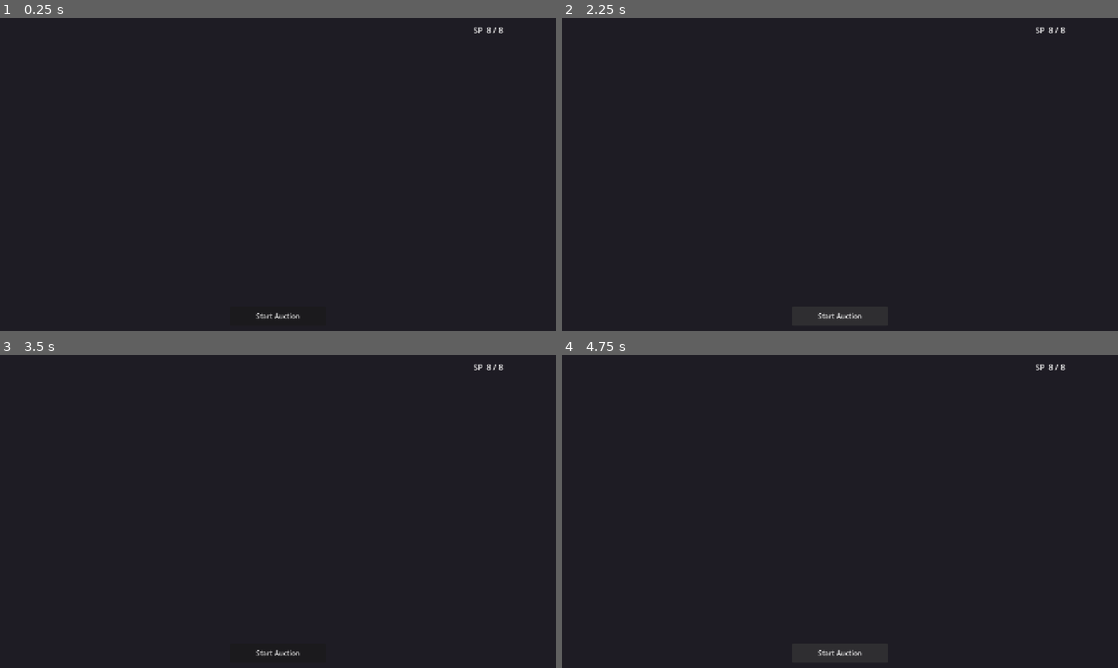
Above: before the commit, frames 1-4 (two rows, left to right).
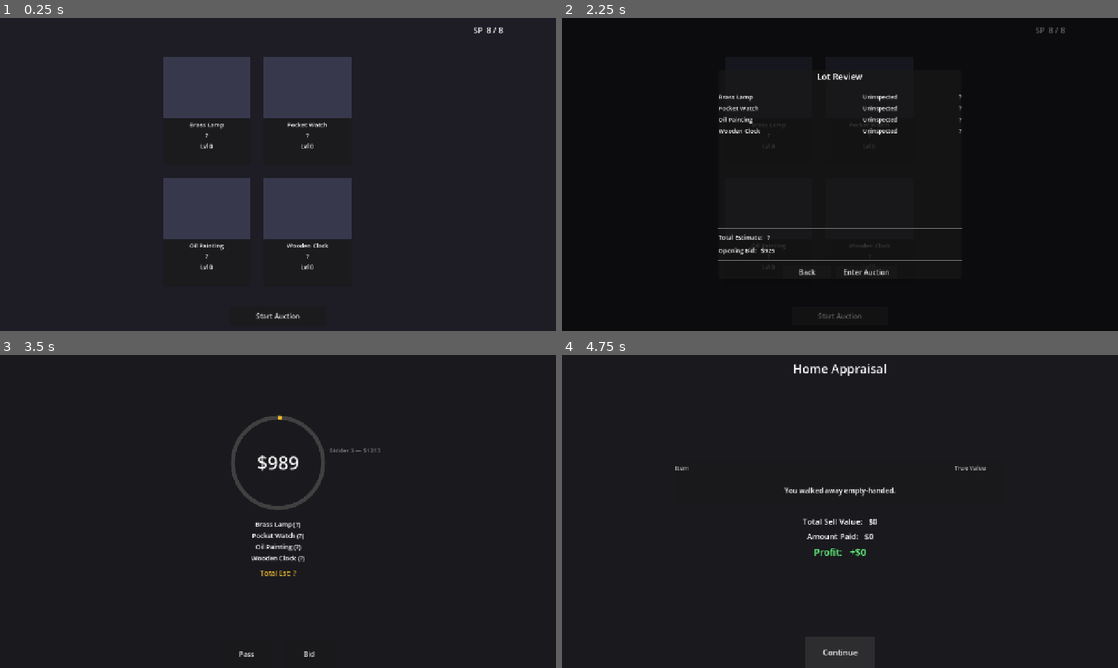
Above: after the commit, the same moments.

Repository: tomchang25/lot-and-haul
Game: Godot game, scene res://game/inspection/inspection_scene.tscn
Two runs of this game, one before a commit and one after it. Both use one fixed random seed, a clock stepped at 60 frames per second and the inputs below. Before the commit the project starts from res://stage/levels/warehouse/warehouse_scene.tscn.
Inputs (mouse positions are in pixels of both pictures, inside the frame that each line leads up to):
- Up to frame 1 (0.25 s): no input
- Up to frame 2 (2.25 s): click "Start Auction" at 0.5 s; click (806, 271) at 1.25 s, where only the run after the commit has a clickable "Back"; click "Start Auction" at 2 s
- Up to frame 3 (3.5 s): click (305, 608) at 2.75 s, where only the run after the commit has a clickable "Enter Auction"
- Up to frame 4 (4.75 s): click (806, 655) at 3.5 s, where only the run after the commit has a clickable "Pass"; click (840, 652) at 4.25 s, where only the run after the commit has a clickable "Continue"

The runs differ from the first frame. In frame 1, 13% of the frame differs, in the area x 29-64%, y 12-81%; in frame 2, 2.2%; in frame 3, 1.5%; in frame 4, 1.1%.
Error before the commit: Parse Error: Cannot infer the type of "col" variable because the value doesn't have a set type. (res://stage/levels/warehouse/warehouse_scene.gd:47)

Commit message:
fix(files): organize file structure

Diff:
--- /dev/null
+++ b/game/_shared/action_popup/action_popup.tscn
@@ -0,0 +1,23 @@
+[gd_scene format=3 uid="uid://bactpoptscn01"]
+
+[ext_resource type="Script" uid="uid://bhb5838knlltx" path="res://game/_shared/action_popup/action_popup.gd" id="1_actpop"]
+
+[node name="ActionPopup" type="PanelContainer" unique_id=77789669]
+custom_minimum_size = Vector2(170, 0)
+script = ExtResource("1_actpop")
+
+[node name="VBox" type="VBoxContainer" parent="." unique_id=1271847277]
+layout_mode = 2
+theme_override_constants/separation = 4
+
+[node name="BrowseButton" type="Button" parent="VBox" unique_id=2098776471]
+layout_mode = 2
+text = "Browse (1 SP)"
+
+[node name="ExamineButton" type="Button" parent="VBox" unique_id=1224518881]
+layout_mode = 2
+text = "Examine (3 SP)"
+
+[node name="CancelButton" type="Button" parent="VBox" unique_id=1844633136]
+layout_mode = 2
+text = "Cancel"
--- a/ui/inspection/item_display/item_display.tscn
+++ b/game/_shared/item_display/item_display.tscn
@@ -1,6 +1,6 @@
 [gd_scene format=3 uid="uid://bitemdtscn001"]
 
-[ext_resource type="Script" uid="uid://dycr8irb242ij" path="res://ui/inspection/item_display/item_display.gd" id="1_itemd"]
+[ext_resource type="Script" uid="uid://dycr8irb242ij" path="res://game/_shared/item_display/item_display.gd" id="1_itemd"]
 
 [node name="ItemDisplay" type="PanelContainer" unique_id=1471444043]
 custom_minimum_size = Vector2(190, 240)
--- /dev/null
+++ b/game/_shared/list_review/list_review_popup.tscn
@@ -0,0 +1,90 @@
+[gd_scene format=3 uid="uid://dbc6waemph2em"]
+
+[ext_resource type="Script" uid="uid://hjl5qq820j5" path="res://game/_shared/list_review/list_review_popup.gd" id="1_lstrv"]
+
+[node name="ListReviewPopup" type="Control" unique_id=796787196]
+layout_mode = 3
+anchors_preset = 15
+anchor_right = 1.0
+anchor_bottom = 1.0
+grow_horizontal = 2
+grow_vertical = 2
+script = ExtResource("1_lstrv")
+
+[node name="Dimmer" type="ColorRect" parent="." unique_id=1859329738]
+layout_mode = 1
+anchors_preset = 15
+anchor_right = 1.0
+anchor_bottom = 1.0
+grow_horizontal = 2
+grow_vertical = 2
+mouse_filter = 2
+color = Color(0, 0, 0, 0.6)
+
+[node name="Panel" type="PanelContainer" parent="." unique_id=1369218410]
+layout_mode = 1
+anchors_preset = 8
+anchor_left = 0.5
+anchor_top = 0.5
+anchor_right = 0.5
+anchor_bottom = 0.5
+offset_left = -280.0
+offset_top = -240.0
+offset_right = 280.0
+offset_bottom = 240.0
+grow_horizontal = 2
+grow_vertical = 2
+
+[node name="VBox" type="VBoxContainer" parent="Panel" unique_id=1695299876]
+layout_mode = 2
+theme_override_constants/separation = 10
+
+[node name="TitleLabel" type="Label" parent="Panel/VBox" unique_id=179283534]
+layout_mode = 2
+theme_override_font_sizes/font_size = 20
+text = "Lot Review"
+horizontal_alignment = 1
+
+[node name="HSep1" type="HSeparator" parent="Panel/VBox" unique_id=359748338]
+layout_mode = 2
+
+[node name="ScrollContainer" type="ScrollContainer" parent="Panel/VBox" unique_id=1866607395]
+custom_minimum_size = Vector2(0, 180)
+layout_mode = 2
+size_flags_vertical = 3
+
+[node name="ItemList" type="VBoxContainer" parent="Panel/VBox/ScrollContainer" unique_id=245830925]
+layout_mode = 2
+size_flags_horizontal = 3
+theme_override_constants/separation = 6
+
+[node name="HSep2" type="HSeparator" parent="Panel/VBox" unique_id=808621132]
+layout_mode = 2
+
+[node name="TotalEstimateLabel" type="Label" parent="Panel/VBox" unique_id=672223243]
+layout_mode = 2
+theme_override_font_sizes/font_size = 14
+text = "Total Estimate:   ?"
+
+[node name="OpeningBidLabel" type="Label" parent="Panel/VBox" unique_id=1878405586]
+layout_mode = 2
+theme_override_font_sizes/font_size = 14
+text = "Opening Bid:   $0"
+
+[node name="HSep3" type="HSeparator" parent="Panel/VBox" unique_id=473706660]
+layout_mode = 2
+
+[node name="Buttons" type="HBoxContainer" parent="Panel/VBox" unique_id=748786341]
+layout_mode = 2
+theme_override_constants/separation = 12
+alignment = 1
+
+[node name="BackButton" type="Button" parent="Panel/VBox/Buttons" unique_id=327612249]
+custom_minimum_size = Vector2(110, 0)
+layout_mode = 2
+text = "Back"
+
+[node name="EnterAuctionButton" type="Button" parent="Panel/VBox/Buttons" unique_id=2052958923]
+custom_minimum_size = Vector2(140, 0)
+layout_mode = 2
+text = "Enter Auction"
--- /dev/null
+++ b/game/_shared/stamina_hud/stamina_hud.tscn
@@ -0,0 +1,16 @@
+[gd_scene format=3 uid="uid://bstamhudtscn1"]
+
+[ext_resource type="Script" uid="uid://dvbt3d7ledxfp" path="res://game/_shared/stamina_hud/stamina_hud.gd" id="1_stamhud"]
+
+[node name="StaminaHUD" type="HBoxContainer" unique_id=627406014]
+script = ExtResource("1_stamhud")
+
+[node name="IconLabel" type="Label" parent="." unique_id=620709002]
+layout_mode = 2
+theme_override_font_sizes/font_size = 18
+text = "SP "
+
+[node name="ValueLabel" type="Label" parent="." unique_id=1445832963]
+layout_mode = 2
+theme_override_font_sizes/font_size = 18
+text = "8 / 8"
--- a/stage/levels/appraisal/appraisal_item_row/appraisal_item_row.tscn
+++ b/game/appraisal/appraisal_item_row/appraisal_item_row.tscn
@@ -1,6 +1,6 @@
 [gd_scene format=3 uid="uid://bl7bfpyi10cid"]
 
-[ext_resource type="Script" uid="uid://wmw3et1vek2a" path="res://stage/levels/appraisal/appraisal_item_row/appraisal_item_row.gd" id="1_row"]
+[ext_resource type="Script" uid="uid://wmw3et1vek2a" path="res://game/appraisal/appraisal_item_row/appraisal_item_row.gd" id="1_row"]
 
 [node name="AppraisalRow" type="HBoxContainer" unique_id=1173174031]
 custom_minimum_size = Vector2(0, 48)
--- a/stage/levels/appraisal/appraisal_scene.tscn
+++ b/game/appraisal/appraisal_scene.tscn
@@ -1,7 +1,7 @@
 [gd_scene format=3 uid="uid://dsgsj2f826clw"]
 
-[ext_resource type="Script" uid="uid://vpkwojtrrnv6" path="res://stage/levels/appraisal/appraisal_scene.gd" id="1_appraisal"]
-[ext_resource type="PackedScene" uid="uid://bl7bfpyi10cid" path="res://stage/levels/appraisal/appraisal_item_row/appraisal_item_row.tscn" id="2_row"]
+[ext_resource type="Script" uid="uid://vpkwojtrrnv6" path="res://game/appraisal/appraisal_scene.gd" id="1_appraisal"]
+[ext_resource type="PackedScene" uid="uid://bl7bfpyi10cid" path="res://game/appraisal/appraisal_item_row/appraisal_item_row.tscn" id="2_row"]
 
 [node name="AppraisalScene" type="Control" unique_id=708244230]
 layout_mode = 3
--- a/stage/levels/auction/auction_scene.tscn
+++ b/game/auction/auction_scene.tscn
@@ -1,6 +1,6 @@
 [gd_scene format=3 uid="uid://bauctionscn01"]
 
-[ext_resource type="Script" uid="uid://bauctionscngd1" path="res://stage/levels/auction/auction_scene.gd" id="1_auction"]
+[ext_resource type="Script" uid="uid://cuw7v0qpqfq4l" path="res://game/auction/auction_scene.gd" id="1_auction"]
 
 [node name="AuctionScene" type="Control"]
 layout_mode = 3
--- a/stage/levels/cargo/cargo_item_row/cargo_item_row.tscn
+++ b/game/cargo/cargo_item_row/cargo_item_row.tscn
@@ -1,6 +1,6 @@
 [gd_scene format=3 uid="uid://cargoitemrow1"]
 
-[ext_resource type="Script" uid="uid://bww83qq2w4y0x" path="res://stage/levels/cargo/cargo_item_row/cargo_item_row.gd" id="1_cargorow"]
+[ext_resource type="Script" uid="uid://bww83qq2w4y0x" path="res://game/cargo/cargo_item_row/cargo_item_row.gd" id="1_cargorow"]
 
 [sub_resource type="StyleBoxFlat" id="StyleBoxFlat_1"]
 content_margin_left = 0.0
--- a/stage/levels/cargo/cargo_scene.tscn
+++ b/game/cargo/cargo_scene.tscn
@@ -1,7 +1,7 @@
 [gd_scene format=3 uid="uid://bcargoscn0001"]
 
-[ext_resource type="Script" uid="uid://bcjbwusd6err1" path="res://stage/levels/cargo/cargo_scene.gd" id="1_cargo"]
-[ext_resource type="PackedScene" uid="uid://cargoitemrow1" path="res://stage/levels/cargo/cargo_item_row/cargo_item_row.tscn" id="2_wfoyb"]
+[ext_resource type="Script" uid="uid://bcjbwusd6err1" path="res://game/cargo/cargo_scene.gd" id="1_cargo"]
+[ext_resource type="PackedScene" uid="uid://cargoitemrow1" path="res://game/cargo/cargo_item_row/cargo_item_row.tscn" id="2_wfoyb"]
 
 [node name="CargoScene" type="Control" unique_id=239928999]
 layout_mode = 3
--- a/stage/levels/warehouse/warehouse_scene.gd
+++ b/game/inspection/inspection_scene.gd
@@ -3,8 +3,6 @@
 const MAX_STAMINA := 8
 const _BROWSE_COST := 1
 const _EXAMINE_COST_BASE := 3
-
-const ItemDisplayScene := preload("res://ui/inspection/item_display/item_display.tscn")
 
 # 2×2 grid layout constants (screen-space, assumes ~1152×648 default viewport)
 const _ITEM_COLS := 2
@@ -17,6 +15,8 @@
 var _active_item: ItemDisplay = null
 var _item_displays: Array[ItemDisplay] = []
 var _pulse_tween: Tween = null
+
+const ItemDisplayScene := preload("uid://bitemdtscn001")
 
 @onready var _items_root: Control = $ItemsRoot
 @onready var _stamina_hud: StaminaHUD = $HUD/StaminaHUD
--- a/stage/levels/warehouse/warehouse_scene.tscn
+++ b/game/inspection/inspection_scene.tscn
@@ -1,18 +1,18 @@
 [gd_scene format=3 uid="uid://bwhscenetscn1"]
 
-[ext_resource type="Script" uid="uid://bbr8kx3k0jv3c" path="res://stage/levels/warehouse/warehouse_scene.gd" id="1_whscene"]
-[ext_resource type="PackedScene" uid="uid://bstamhudtscn1" path="res://ui/inspection/stamina_hud/stamina_hud.tscn" id="2_stamhud"]
-[ext_resource type="PackedScene" uid="uid://bactpoptscn01" path="res://ui/inspection/action_popup/action_popup.tscn" id="3_actpop"]
-[ext_resource type="PackedScene" uid="uid://dbc6waemph2em" path="res://ui/list_review/list_review_popup.tscn" id="4_lstrv"]
+[ext_resource type="Script" uid="uid://bbr8kx3k0jv3c" path="res://game/inspection/inspection_scene.gd" id="1_idapx"]
+[ext_resource type="PackedScene" uid="uid://bstamhudtscn1" path="res://game/_shared/stamina_hud/stamina_hud.tscn" id="2_j573n"]
+[ext_resource type="PackedScene" uid="uid://bactpoptscn01" path="res://game/_shared/action_popup/action_popup.tscn" id="3_3483c"]
+[ext_resource type="PackedScene" uid="uid://dbc6waemph2em" path="res://game/_shared/list_review/list_review_popup.tscn" id="4_icrf5"]
 
-[node name="WarehouseScene" type="Control" unique_id=2043279360]
+[node name="InspectionScene" type="Control" unique_id=2043279360]
 layout_mode = 3
 anchors_preset = 15
 anchor_right = 1.0
 anchor_bottom = 1.0
 grow_horizontal = 2
 grow_vertical = 2
-script = ExtResource("1_whscene")
+script = ExtResource("1_idapx")
 
 [node name="Background" type="ColorRect" parent="." unique_id=1336947440]
 layout_mode = 1
@@ -42,7 +42,7 @@
 grow_vertical = 2
 mouse_filter = 2
 
-[node name="StaminaHUD" parent="HUD" unique_id=1666666860 instance=ExtResource("2_stamhud")]
+[node name="StaminaHUD" parent="HUD" unique_id=1666666860 instance=ExtResource("2_j573n")]
 layout_mode = 1
 anchors_preset = 1
 anchor_left = 1.0
@@ -68,10 +68,10 @@
 grow_vertical = 0
 text = "Start Auction"
 
-[node name="ActionPopup" parent="HUD" unique_id=615668654 instance=ExtResource("3_actpop")]
+[node name="ActionPopup" parent="HUD" unique_id=615668654 instance=ExtResource("3_3483c")]
 visible = false
 layout_mode = 0
 
-[node name="ListReviewPopup" parent="." unique_id=1714813938 instance=ExtResource("4_lstrv")]
+[node name="ListReviewPopup" parent="." unique_id=796787196 instance=ExtResource("4_icrf5")]
 visible = false
 layout_mode = 1
--- a/global/autoload/game_manager.gd
+++ b/global/autoload/game_manager/game_manager.gd
@@ -1,10 +1,6 @@
 extends Node
 
-const SCENE_AUCTION := "res://stage/levels/auction/auction_scene.tscn"
-const SCENE_CARGO := "res://stage/levels/cargo/cargo_scene.tscn"
-const SCENE_WAREHOUSE := "res://stage/levels/warehouse/warehouse_scene.tscn"
-const SCENE_APPRAISAL := "res://stage/levels/appraisal/appraisal_scene.tscn"
-# const SCENE_HOME := "res://stage/levels/home/home_scene.tscn"
+@export var scenes: SceneRegistry
 
 # Current lot of 4 items placed in the warehouse scene (set before inspection begins).
 var current_lot: Array[ItemData] = []
@@ -33,18 +29,18 @@
 
 
 func go_to_auction() -> void:
-    get_tree().change_scene_to_file(SCENE_AUCTION)
+    get_tree().change_scene_to_packed(scenes.auction)
 
 
 func go_to_cargo() -> void:
-    get_tree().change_scene_to_file(SCENE_CARGO)
-
-# func go_to_home() -> void:
-#     get_tree().change_scene_to_file(SCENE_HOME)
+    get_tree().change_scene_to_packed(scenes.cargo)
 
 
 func go_to_appraisal() -> void:
-    get_tree().change_scene_to_file(SCENE_APPRAISAL)
+    get_tree().change_scene_to_packed(scenes.appraisal)
+
+# func go_to_home() -> void:
+#     get_tree().change_scene_to_packed(scenes.home)
 
 
 func restart_run() -> void:
@@ -52,11 +48,13 @@
     lot_result = { }
     cargo_items.clear()
     run_result = { }
-    get_tree().change_scene_to_file(SCENE_WAREHOUSE)
+    _init_default_lot()
+    get_tree().change_scene_to_packed(scenes.inspection)
 
 
 # Populates the lot with the first four items for the vertical slice.
 func _init_default_lot() -> void:
+    current_lot.clear()
     var paths: Array[String] = [
         "res://data/items/brass_lamp.tres",
         "res://data/items/pocket_watch.tres",
--- /dev/null
+++ b/global/autoload/game_manager/game_manager.tscn
@@ -0,0 +1,18 @@
+[gd_scene format=3 uid="uid://bnj3y0a2848to"]
+
+[ext_resource type="Script" uid="uid://blmyetrjsicyl" path="res://global/autoload/game_manager/game_manager.gd" id="1_eg3k6"]
+[ext_resource type="PackedScene" uid="uid://bauctionscn01" path="res://game/auction/auction_scene.tscn" id="2_ea43q"]
+[ext_resource type="PackedScene" uid="uid://bcargoscn0001" path="res://game/cargo/cargo_scene.tscn" id="3_yimu3"]
+[ext_resource type="PackedScene" uid="uid://dsgsj2f826clw" path="res://game/appraisal/appraisal_scene.tscn" id="5_31m1u"]
+[ext_resource type="Script" uid="uid://bvxr6q4cplcj8" path="res://global/autoload/game_manager/scene_registry.gd" id="5_ea43q"]
+
+[sub_resource type="Resource" id="Resource_yimu3"]
+script = ExtResource("5_ea43q")
+auction = ExtResource("2_ea43q")
+cargo = ExtResource("3_yimu3")
+appraisal = ExtResource("5_31m1u")
+metadata/_custom_type_script = "uid://bvxr6q4cplcj8"
+
+[node name="GameManager" type="Node2D" unique_id=1537594909]
+script = ExtResource("1_eg3k6")
+scenes = SubResource("Resource_yimu3")
--- /dev/null
+++ b/global/autoload/game_manager/scene_registry.gd
@@ -0,0 +1,7 @@
+class_name SceneRegistry
+extends Resource
+
+@export var auction: PackedScene
+@export var cargo: PackedScene
+@export var inspection: PackedScene
+@export var appraisal: PackedScene
--- a/project.godot
+++ b/project.godot
@@ -11,7 +11,7 @@
 [application]
 
 config/name="Lot and Haul"
-run/main_scene="res://stage/levels/warehouse/warehouse_scene.tscn"
+run/main_scene="res://game/inspection/inspection_scene.tscn"
 config/features=PackedStringArray("4.6", "Forward Plus")
 config/icon="res://icon.svg"
 
@@ -20,7 +20,7 @@
 AudioManager="*uid://bhhaho37wph5e"
 EventBus="*uid://d2nkmaq8dlf5g"
 KnowledgeManager="*uid://bqosi6h0xps2v"
-GameManager="*uid://blmyetrjsicyl"
+GameManager="*uid://bnj3y0a2848to"
 
 [debug]
 
@@ -39,8 +39,7 @@
 "res://data/": "teal",
 "res://game/": "orange",
 "res://global/": "yellow",
-"res://stage/": "green",
-"res://ui/": "pink"
+"res://stage/": "green"
 }
 
 [physics]
--- a/ui/inspection/action_popup/action_popup.tscn
+++ /dev/null
@@ -1,24 +0,0 @@
-[gd_scene load_steps=2 format=3 uid="uid://bactpoptscn01"]
-
-[ext_resource type="Script" path="res://ui/inspection/action_popup/action_popup.gd" id="1_actpop"]
-
-[node name="ActionPopup" type="PanelContainer"]
-custom_minimum_size = Vector2(170, 0)
-mouse_filter = 0
-script = ExtResource("1_actpop")
-
-[node name="VBox" type="VBoxContainer" parent="."]
-layout_mode = 2
-theme_override_constants/separation = 4
-
-[node name="BrowseButton" type="Button" parent="VBox"]
-layout_mode = 2
-text = "Browse (1 SP)"
-
-[node name="ExamineButton" type="Button" parent="VBox"]
-layout_mode = 2
-text = "Examine (3 SP)"
-
-[node name="CancelButton" type="Button" parent="VBox"]
-layout_mode = 2
-text = "Cancel"
--- a/ui/inspection/stamina_hud/stamina_hud.tscn
+++ /dev/null
@@ -1,14 +0,0 @@
-[gd_scene load_steps=2 format=3 uid="uid://bstamhudtscn1"]
-
-[ext_resource type="Script" path="res://ui/inspection/stamina_hud/stamina_hud.gd" id="1_stamhud"]
-
-[node name="StaminaHUD" type="HBoxContainer"]
-script = ExtResource("1_stamhud")
-
-[node name="IconLabel" type="Label" parent="."]
-text = "SP "
-theme_override_font_sizes/font_size = 18
-
-[node name="ValueLabel" type="Label" parent="."]
-text = "8 / 8"
-theme_override_font_sizes/font_size = 18
--- a/ui/list_review/list_review_popup.tscn
+++ /dev/null
@@ -1,90 +0,0 @@
-[gd_scene format=3 uid="uid://blstreviewpop1"]
-
-[ext_resource type="Script" uid="uid://blstreviewscr1" path="res://ui/list_review/list_review_popup.gd" id="1_lstrv"]
-
-[node name="ListReviewPopup" type="Control"]
-layout_mode = 3
-anchors_preset = 15
-anchor_right = 1.0
-anchor_bottom = 1.0
-grow_horizontal = 2
-grow_vertical = 2
-script = ExtResource("1_lstrv")
-
-[node name="Dimmer" type="ColorRect" parent="."]
-layout_mode = 1
-anchors_preset = 15
-anchor_right = 1.0
-anchor_bottom = 1.0
-grow_horizontal = 2
-grow_vertical = 2
-mouse_filter = 2
-color = Color(0, 0, 0, 0.6)
-
-[node name="Panel" type="PanelContainer" parent="."]
-layout_mode = 1
-anchors_preset = 8
-anchor_left = 0.5
-anchor_top = 0.5
-anchor_right = 0.5
-anchor_bottom = 0.5
-offset_left = -280.0
-offset_top = -240.0
-offset_right = 280.0
-offset_bottom = 240.0
-grow_horizontal = 2
-grow_vertical = 2
-
-[node name="VBox" type="VBoxContainer" parent="Panel"]
-layout_mode = 2
-theme_override_constants/separation = 10
-
-[node name="TitleLabel" type="Label" parent="Panel/VBox"]
-layout_mode = 2
-theme_override_font_sizes/font_size = 20
-text = "Lot Review"
-horizontal_alignment = 1
-
-[node name="HSep1" type="HSeparator" parent="Panel/VBox"]
-layout_mode = 2
-
-[node name="ScrollContainer" type="ScrollContainer" parent="Panel/VBox"]
-layout_mode = 2
-size_flags_vertical = 3
-custom_minimum_size = Vector2(0, 180)
-
-[node name="ItemList" type="VBoxContainer" parent="Panel/VBox/ScrollContainer"]
-layout_mode = 2
-size_flags_horizontal = 3
-theme_override_constants/separation = 6
-
-[node name="HSep2" type="HSeparator" parent="Panel/VBox"]
-layout_mode = 2
-
-[node name="TotalEstimateLabel" type="Label" parent="Panel/VBox"]
-layout_mode = 2
-theme_override_font_sizes/font_size = 14
-text = "Total Estimate:   ?"
-
-[node name="OpeningBidLabel" type="Label" parent="Panel/VBox"]
-layout_mode = 2
-theme_override_font_sizes/font_size = 14
-text = "Opening Bid:   $0"
-
-[node name="HSep3" type="HSeparator" parent="Panel/VBox"]
-layout_mode = 2
-
-[node name="Buttons" type="HBoxContainer" parent="Panel/VBox"]
-layout_mode = 2
-alignment = 1
-theme_override_constants/separation = 12
-
-[node name="BackButton" type="Button" parent="Panel/VBox/Buttons"]
-layout_mode = 2
-custom_minimum_size = Vector2(110, 0)
-text = "Back"
-
-[node name="EnterAuctionButton" type="Button" parent="Panel/VBox/Buttons"]
-layout_mode = 2
-custom_minimum_size = Vector2(140, 0)
-text = "Enter Auction"
Renamed: ui/inspection/action_popup/action_popup.gd -> game/_shared/action_popup/action_popup.gd
Renamed: ui/inspection/item_display/item_display.gd -> game/_shared/item_display/item_display.gd
Renamed: ui/list_review/list_review_popup.gd -> game/_shared/list_review/list_review_popup.gd
Renamed: ui/inspection/stamina_hud/stamina_hud.gd -> game/_shared/stamina_hud/stamina_hud.gd
Renamed: stage/levels/appraisal/appraisal_item_row/appraisal_item_row.gd -> game/appraisal/appraisal_item_row/appraisal_item_row.gd
Renamed: stage/levels/appraisal/appraisal_scene.gd -> game/appraisal/appraisal_scene.gd
Renamed: stage/levels/auction/auction_scene.gd -> game/auction/auction_scene.gd
Renamed: stage/levels/cargo/cargo_item_row/cargo_item_row.gd -> game/cargo/cargo_item_row/cargo_item_row.gd
Renamed: stage/levels/cargo/cargo_scene.gd -> game/cargo/cargo_scene.gd
